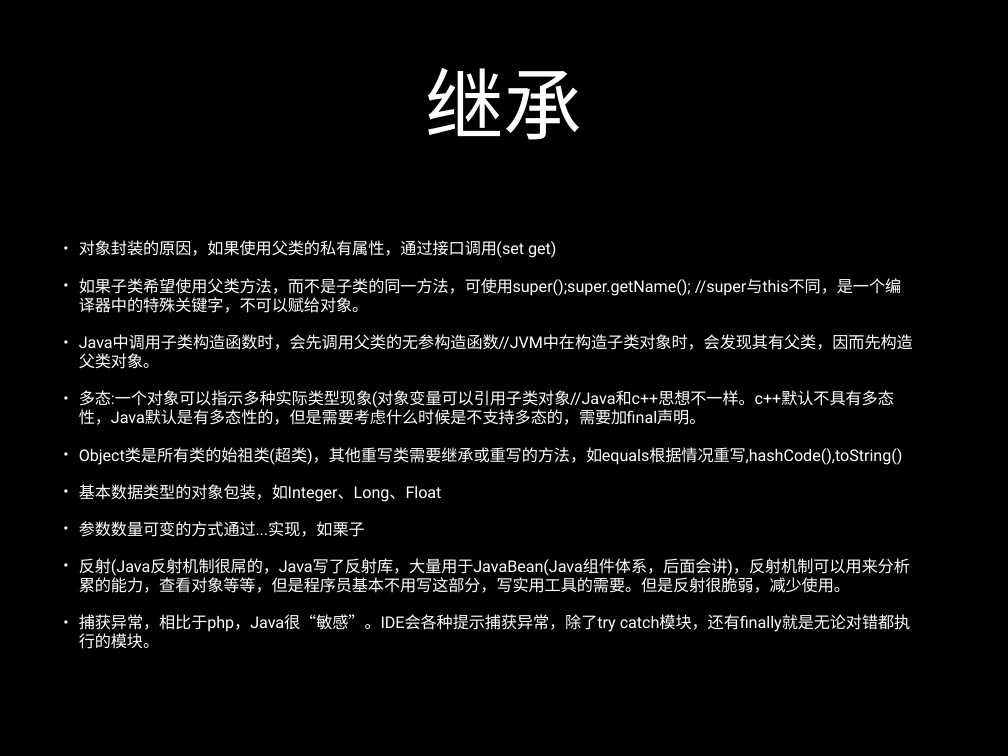
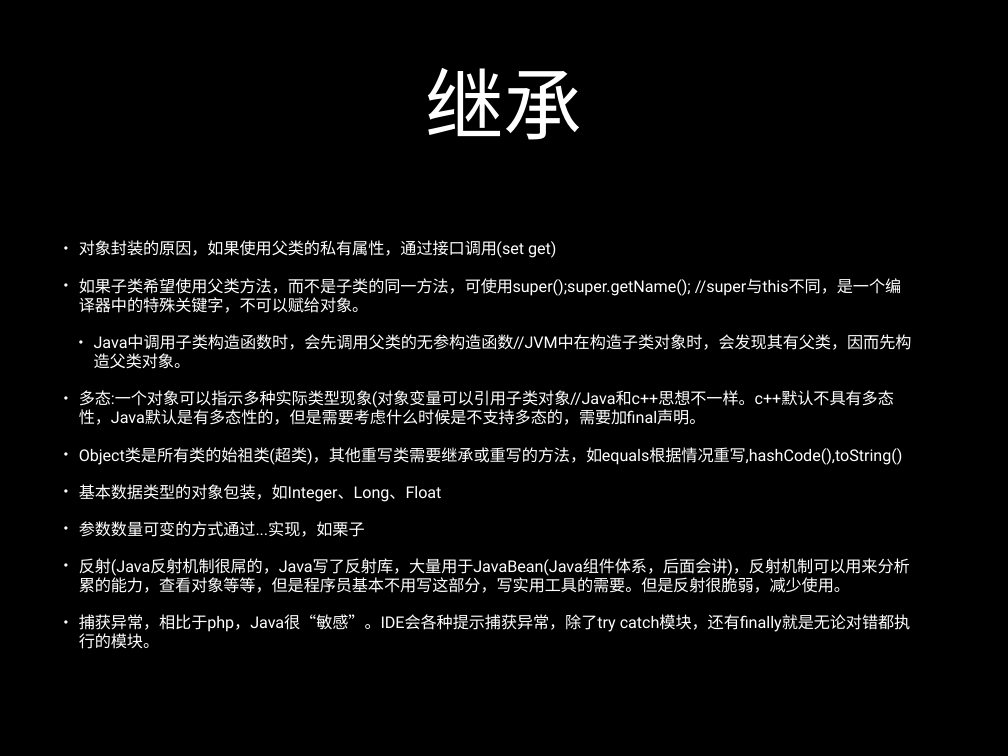
Before and after one commit to luxxxxxx/SummerCamp2016, a slide deck: slide 12 of src/Java/java1.pptx (slide 10 before the commit). Drawn at 1008x756 pixels with LibreOffice and Linux fonts; fonts in the diff are those of the drawing. Boxes give left, top, right and bottom in pixels: in the first picture for what was removed or moved away, otherwise in the second. Text is boxed around its words. In the diff, an @@ line names an element or a change of style, - is before the commit and + after.

```diff
--- a/src/Java/java1.pptx
+++ b/src/Java/java1.pptx
@@ text at bbox=[94, 334, 912, 369]: list level 1 to 2 in "Java中调用子类构造函数时，会先调用父类的无参构造函数//JVM中在构造子类对象时，会发现其有父类，因而先构造父类对象 ..." @@
```
Also in this commit, not shown: 5 other slides changed, 10 slides added, 1 other file.
